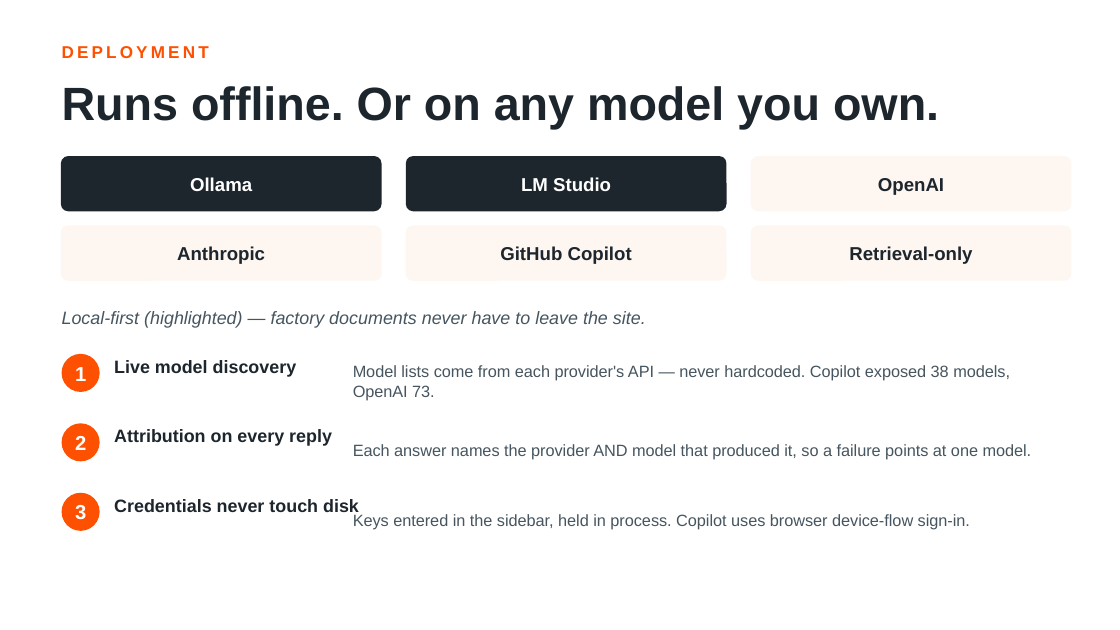
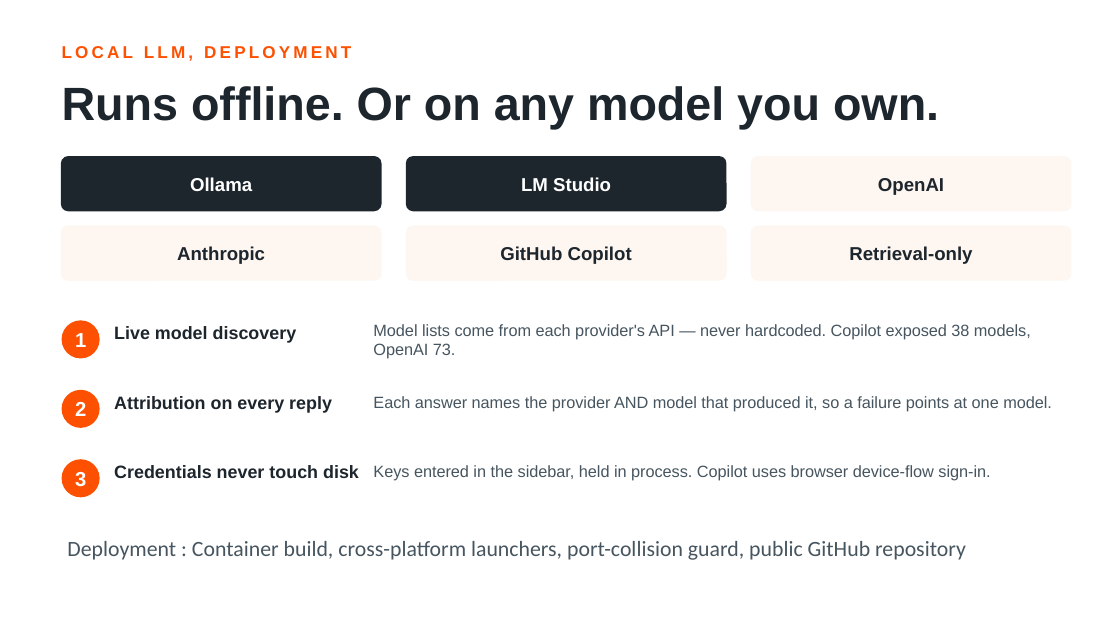
Before and after one commit to hongofc/database-knowledge-assistant, a slide deck: slide 7 of Database_Knowledge_Assistant.pptx. Drawn at 1120x630 pixels with LibreOffice and Linux fonts; fonts in the diff are those of the drawing. Boxes give left, top, right and bottom in pixels: in the first picture for what was removed or moved away, otherwise in the second. Text is boxed around its words. In the diff, an @@ line names an element or a change of style, - is before the commit and + after.

```diff
--- a/Database_Knowledge_Assistant.pptx
+++ b/Database_Knowledge_Assistant.pptx
@@ text at (62, 46, 351, 61): text changed @@
-DEPLOYMENT
+LOCAL LLM, DEPLOYMENT
@@ text removed at (62, 311, 646, 328) @@
-Local-first (highlighted) — factory documents never have to leave the site.
@@ text "Model lists come from each ...": place and size @@
-text "Model lists come from each ..." at (353, 365, 1010, 400)
+text "Model lists come from each ..." at (373, 324, 1031, 359)
@@ text "Each answer names the provider ...": place and size @@
-text "Each answer names the provider ..." at (353, 444, 1032, 460)
+text "Each answer names the provider ..." at (373, 396, 1052, 412)
@@ text "Keys entered in the sidebar, ...": place and size @@
-text "Keys entered in the sidebar, ..." at (353, 514, 970, 529)
+text "Keys entered in the sidebar, ..." at (373, 465, 990, 481)
@@ 6 texts, 3 ellipses: place and size @@
-6 texts, 3 ellipses at (62, 354, 359, 531)
+6 texts, 3 ellipses at (62, 320, 359, 497)
@@ text added at (67, 541, 966, 560), 14 pt, text #46555F @@
+Deployment : Container build, cross-platform launchers, port-collision guard, public GitHub repository
```
Also in this commit, not shown: 8 other slides changed.
